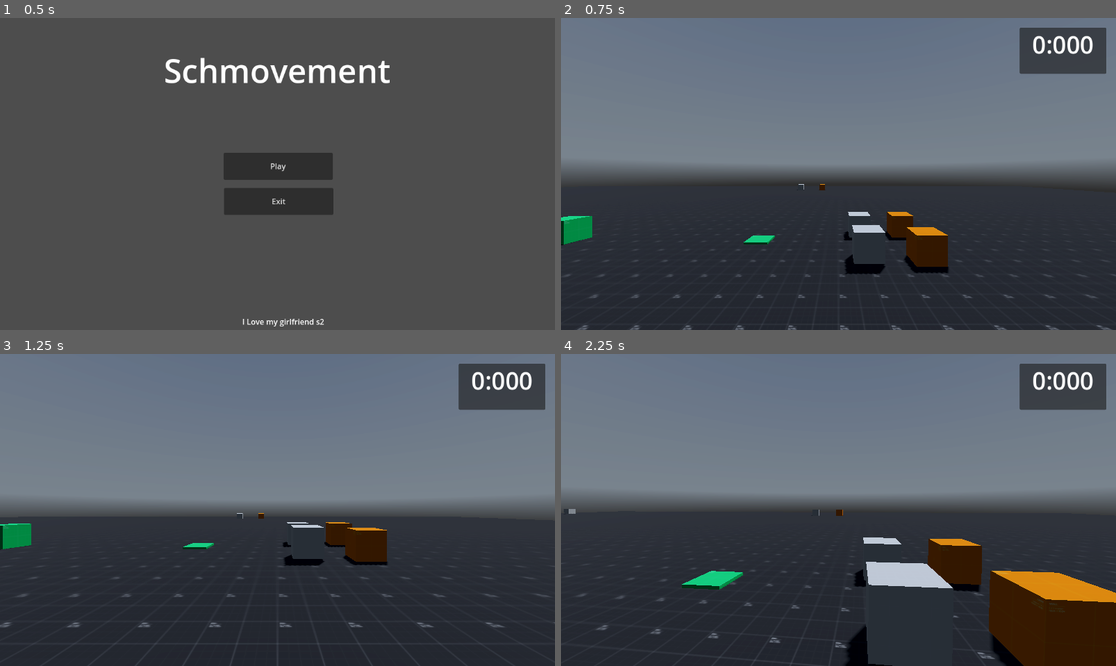
Above: before the commit, frames 1-4 (two rows, left to right).
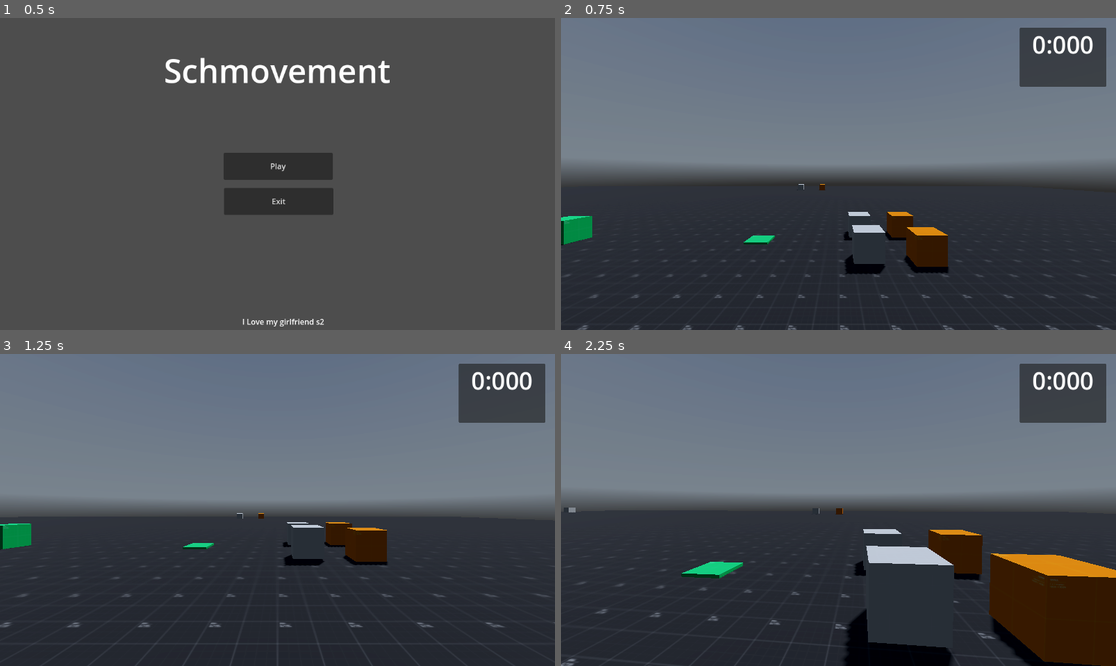
Above: after the commit, the same moments.

Repository: BreadDemon/Schmovement
Game: Godot game, scene res://nodes/menus/game_menu.tscn
The game is run twice, just before and just after one commit, with the same random seed, the same clock (stepped at 60 frames per second) and the same inputs. A sky picture missing from this copy of the repository is replaced by a grey-blue gradient.
Inputs (mouse positions are in pixels of both pictures, inside the frame that each line leads up to):
- Up to frame 1 (0.5 s): no input
- Up to frame 2 (0.75 s): click "Play" at 0.5 s
- Up to frame 3 (1.25 s): no input
- Up to frame 4 (2.25 s): move the mouse to (866, 510) at 1.27 s; hold W (forward) from 1.28 s (still down); tap Space (Jump) at 1.35, 1.52, 1.82 s; move the mouse to (810, 510) at 2.02 s; tap Ctrl (Crouch) at 2.1 s

Frame 1 is identical in both runs. In frame 2, 0.7% of the frame differs, in the area x 82-99%, y 17-23%; in frame 3, 0.7%; in frame 4, 9.3%, in the area x 0-100%, y 17-100%.

Commit message:
Many changes, read description
- Improved city map
- Added coyote jump
- Smoothed wal jumping mechanic
- Added refresh wall jump walls
- Made jump pads refresh wall jumps
- Made course calculate PB only once
- Implemented PB diffs in timer
- Added headbob

Diff:
--- /dev/null
+++ b/src/assets/Textures/Dark_texture.tres
@@ -0,0 +1,7 @@
+[gd_resource type="StandardMaterial3D" load_steps=2 format=3 uid="uid://bnbfqom1wyvcs"]
+
+[ext_resource type="Texture2D" uid="uid://2cq1pbfxclnj" path="res://assets/PrototypeTexture/PNG/Dark/texture_01.png" id="1_jsq1h"]
+
+[resource]
+albedo_texture = ExtResource("1_jsq1h")
+uv1_triplanar = true
--- a/src/nodes/CharacterController.tscn
+++ b/src/nodes/CharacterController.tscn
@@ -24,7 +24,9 @@
 [node name="Neck" type="Node3D" parent="."]
 transform = Transform3D(1, 0, 0, 0, 1, 0, 0, 0, 1, 0, 0.65, 0)
 
-[node name="Camera3D" type="Camera3D" parent="Neck"]
+[node name="Eyes" type="Node3D" parent="Neck"]
+
+[node name="Camera3D" type="Camera3D" parent="Neck/Eyes"]
 
 [node name="RayCast3D" type="RayCast3D" parent="."]
 transform = Transform3D(1, 0, 0, 0, 1, 0, 0, 0, 1, 0, -1, 0)
--- /dev/null
+++ b/src/nodes/features/refresh_wall.tscn
@@ -0,0 +1,28 @@
+[gd_scene load_steps=6 format=3 uid="uid://c0h6pl467n324"]
+
+[ext_resource type="Script" path="res://scripts/refresh_wall.gd" id="1_fup8l"]
+[ext_resource type="Texture2D" uid="uid://di6xa5f71edlx" path="res://assets/PrototypeTexture/PNG/Green/texture_01.png" id="2_35e6c"]
+
+[sub_resource type="BoxShape3D" id="BoxShape3D_3n84h"]
+size = Vector3(2, 2, 0.560802)
+
+[sub_resource type="StandardMaterial3D" id="StandardMaterial3D_iphku"]
+albedo_texture = ExtResource("2_35e6c")
+uv1_triplanar = true
+
+[sub_resource type="PlaneMesh" id="PlaneMesh_7v88b"]
+material = SubResource("StandardMaterial3D_iphku")
+
+[node name="RefreshWall" type="Area3D"]
+script = ExtResource("1_fup8l")
+
+[node name="CollisionShape3D" type="CollisionShape3D" parent="."]
+transform = Transform3D(1, 0, 0, 0, 1, 0, 0, 0, 1, 0, 0, 0.27152)
+shape = SubResource("BoxShape3D_3n84h")
+
+[node name="MeshInstance3D" type="MeshInstance3D" parent="."]
+transform = Transform3D(1, 0, 0, 0, -4.37114e-08, -1, 0, 1, -4.37114e-08, 0, 0, 0)
+mesh = SubResource("PlaneMesh_7v88b")
+
+[connection signal="body_entered" from="." to="." method="_on_body_entered"]
+[connection signal="body_exited" from="." to="." method="_on_body_exited"]
--- a/src/nodes/levels/City.tscn
+++ b/src/nodes/levels/City.tscn
@@ -10,6 +10,8 @@
 [ext_resource type="PackedScene" uid="uid://b4hpx8unxlkoy" path="res://nodes/features/start_course.tscn" id="7_n04x5"]
 [ext_resource type="PackedScene" uid="uid://r3w3ughotgmt" path="res://nodes/features/return_node.tscn" id="8_1tobv"]
 [ext_resource type="PackedScene" uid="uid://bwk6svly34oyr" path="res://nodes/features/end_course.tscn" id="9_f0sov"]
+[ext_resource type="Material" uid="uid://bnbfqom1wyvcs" path="res://assets/Textures/Dark_texture.tres" id="11_nw7jb"]
+[ext_resource type="PackedScene" uid="uid://c0h6pl467n324" path="res://nodes/features/refresh_wall.tscn" id="12_nmrvk"]
 
 [sub_resource type="PanoramaSkyMaterial" id="PanoramaSkyMaterial_3oi4f"]
 panorama = ExtResource("1_t6s4e")
@@ -20,8 +22,8 @@
 [sub_resource type="Environment" id="Environment_83s1f"]
 background_mode = 2
 sky = SubResource("Sky_rw0kq")
-tonemap_mode = 2
-tonemap_exposure = 0.11
+tonemap_mode = 3
+tonemap_exposure = 0.24
 glow_enabled = true
 
 [sub_resource type="StandardMaterial3D" id="StandardMaterial3D_703mf"]
@@ -40,14 +42,6 @@
 albedo_texture = ExtResource("3_ao63s")
 uv1_triplanar = true
 
-[sub_resource type="StandardMaterial3D" id="StandardMaterial3D_7w22m"]
-albedo_texture = ExtResource("3_ao63s")
-uv1_triplanar = true
-
-[sub_resource type="StandardMaterial3D" id="StandardMaterial3D_4x1oc"]
-albedo_texture = ExtResource("3_ao63s")
-uv1_triplanar = true
-
 [sub_resource type="StandardMaterial3D" id="StandardMaterial3D_c6hwy"]
 albedo_texture = ExtResource("4_ndevq")
 uv1_triplanar = true
@@ -66,10 +60,6 @@
 
 [sub_resource type="StandardMaterial3D" id="StandardMaterial3D_hhdt3"]
 albedo_texture = ExtResource("4_ndevq")
-uv1_triplanar = true
-
-[sub_resource type="StandardMaterial3D" id="StandardMaterial3D_svkau"]
-albedo_texture = ExtResource("3_ao63s")
 uv1_triplanar = true
 
 [sub_resource type="StandardMaterial3D" id="StandardMaterial3D_74vbj"]
@@ -93,15 +83,15 @@
 environment = SubResource("Environment_83s1f")
 
 [node name="DirectionalLight3D" type="DirectionalLight3D" parent="."]
-transform = Transform3D(-0.866023, -0.433016, 0.250001, 0, 0.499998, 0.866027, -0.500003, 0.749999, -0.43301, 0, 0, 0)
+transform = Transform3D(0.846985, 0.164815, -0.505424, 0.189521, 0.794649, 0.576728, 0.496688, -0.584268, 0.641819, 0, 3, 0)
 shadow_enabled = true
 
 [node name="CSGCombiner3D" type="CSGCombiner3D" parent="."]
 use_collision = true
 
 [node name="Floor" type="CSGBox3D" parent="CSGCombiner3D"]
-transform = Transform3D(1, 0, 0, 0, 1, 0, 0, 0, 1, -5, 0, -13.5)
-size = Vector3(39, 1, 42)
+transform = Transform3D(1, 0, 0, 0, 1, 0, 0, 0, 1, 4.5, 0, -15.5)
+size = Vector3(58, 1, 46)
 material = SubResource("StandardMaterial3D_703mf")
 
 [node name="CSGBox3D" type="CSGBox3D" parent="CSGCombiner3D"]
@@ -120,20 +110,20 @@
 material = SubResource("StandardMaterial3D_2kjlm")
 
 [node name="CSGBox3D4" type="CSGBox3D" parent="CSGCombiner3D"]
-transform = Transform3D(1, 0, 0, 0, 1, 0, 0, 0, 1, 12.5, 10.5, -9.5)
+transform = Transform3D(1, 0, 0, 0, 1, 0, 0, 0, 1, 12.5, 10.56, -9.5)
 operation = 2
 size = Vector3(4, 4, 22)
-material = SubResource("StandardMaterial3D_7w22m")
+material = ExtResource("11_nw7jb")
 
 [node name="CSGBox3D5" type="CSGBox3D" parent="CSGCombiner3D"]
 transform = Transform3D(-4.37114e-08, 0, 1, 0, 1, 0, -1, 0, -4.37114e-08, 20.5, 10.5598, -6)
 operation = 2
 size = Vector3(4, 4, 15)
-material = SubResource("StandardMaterial3D_4x1oc")
+material = ExtResource("11_nw7jb")
 
 [node name="CSGBox3D6" type="CSGBox3D" parent="CSGCombiner3D"]
-transform = Transform3D(1, 0, 0, 0, 1, 0, 0, 0, 1, 25.5, 8.34106, -6)
-size = Vector3(2, 0.317871, 3)
+transform = Transform3D(1, 0, 0, 0, 1, 0, 0, 0, 1, 25.5, 8.39907, -6.24902)
+size = Vector3(2, 0.317871, 3.49805)
 material = SubResource("StandardMaterial3D_c6hwy")
 
 [node name="CSGBox3D7" type="CSGBox3D" parent="CSGCombiner3D"]
@@ -143,16 +133,16 @@
 
 [node name="CSGPolygon3D" type="CSGPolygon3D" parent="CSGCombiner3D"]
 transform = Transform3D(-4.37114e-08, 0, -1, 0, 1, 0, 1, 0, -4.37114e-08, 25, 9, -9)
-polygon = PackedVector2Array(1.49127, -0.798978, 0, 0, -8.50071, 4.18604, -8.49818, 4.50024, 1.50305, -0.510297)
+polygon = PackedVector2Array(0.996609, -0.80304, -8.50071, 4.18604, -8.49818, 4.50024, 1.00105, -0.441344)
 material = SubResource("StandardMaterial3D_typ0g")
 
 [node name="CSGPolygon3D2" type="CSGPolygon3D" parent="CSGCombiner3D"]
 transform = Transform3D(1, 0, 0, 0, 1, 0, 0, 0, 1, 20.9457, 13.9448, -19.7877)
-polygon = PackedVector2Array(1.56571, -0.784431, 0, 0, -9.00764, 4.66357, -8.94583, 5.04044, 1.55902, -0.447947)
+polygon = PackedVector2Array(1.56571, -0.784431, 0, 0, -8.97744, 4.73726, -8.97918, 5.05625, 1.55902, -0.447947)
 material = SubResource("StandardMaterial3D_5eif5")
 
 [node name="CSGBox3D8" type="CSGBox3D" parent="CSGCombiner3D"]
-transform = Transform3D(-4.37114e-08, 0, 1, 0, 1, 0, -1, 0, -4.37114e-08, 10.5, 18.8212, -20)
+transform = Transform3D(-4.37114e-08, 0, 1, 0, 1, 0, -1, 0, -4.37114e-08, 10.4702, 18.8386, -20)
 size = Vector3(2, 0.317871, 3)
 material = SubResource("StandardMaterial3D_hhdt3")
 
@@ -160,7 +150,7 @@
 transform = Transform3D(1, 0, 0, 0, 1, 0, 0, 0, 1, 10.5318, 20.9986, -8.74861)
 operation = 2
 size = Vector3(4, 4, 22)
-material = SubResource("StandardMaterial3D_svkau")
+material = ExtResource("11_nw7jb")
 
 [node name="CSGBox3D10" type="CSGBox3D" parent="CSGCombiner3D"]
 transform = Transform3D(0.258819, 0, 0.965926, 0, 1, 0, -0.965926, 0, 0.258819, 10.3685, 18.3029, 8.3047)
@@ -174,7 +164,7 @@
 material = SubResource("StandardMaterial3D_rqkea")
 
 [node name="Jump_Pad" parent="CSGCombiner3D/CSGBox3D11" instance=ExtResource("1_2noc6")]
-transform = Transform3D(0.00812298, 0, -2.00666, 0, 1, 0, 1.93113, 0, 0.00844061, 1.39467, 2.50708, 5.80682)
+transform = Transform3D(0.00812298, 0, -2.00666, 0, 1, 0, 1.93113, 0, 0.00844067, 1.38075, 2.50708, 4.19561)
 power = 15
 
 [node name="CSGBox3D12" type="CSGBox3D" parent="CSGCombiner3D"]
@@ -197,6 +187,69 @@
 size = Vector3(4, 0.317871, 4)
 material = SubResource("StandardMaterial3D_eaahk")
 
+[node name="CSGBox3D15" type="CSGBox3D" parent="CSGCombiner3D"]
+transform = Transform3D(0.369485, 0, 0.709564, 0, 0.8, 0, -0.709564, 0, 0.369485, 2.29544, 9.00744, -26.268)
+size = Vector3(5, 5, 15)
+material = SubResource("StandardMaterial3D_rqkea")
+
+[node name="Jump_Pad" parent="CSGCombiner3D/CSGBox3D15" instance=ExtResource("1_2noc6")]
+transform = Transform3D(0.00812298, 0, -2.00666, 0, 1, 0, 1.93113, 0, 0.00844043, 0.194304, 2.50708, 5.83575)
+
+[node name="SpotLight3D" type="SpotLight3D" parent="CSGCombiner3D"]
+transform = Transform3D(1, 0, 0, 0, -4.37114e-08, 1, 0, -1, -4.37114e-08, 12.5685, 12.3161, -14.7659)
+light_energy = 10.0
+spot_range = 6.058
+
+[node name="SpotLight3D2" type="SpotLight3D" parent="CSGCombiner3D"]
+transform = Transform3D(1, 0, 0, 0, -4.37114e-08, 1, 0, -1, -4.37114e-08, 12.4943, 12.3161, -5.84735)
+light_energy = 10.0
+spot_range = 6.058
+
+[node name="SpotLight3D3" type="SpotLight3D" parent="CSGCombiner3D"]
+transform = Transform3D(1, 0, 0, 0, -4.37114e-08, 1, 0, -1, -4.37114e-08, 10.4749, 22.9196, -4.91074)
+light_energy = 10.0
+spot_range = 6.058
+
+[node name="SpotLight3D4" type="SpotLight3D" parent="CSGCombiner3D"]
+transform = Transform3D(1, 0, 0, 0, -4.37114e-08, 1, 0, -1, -4.37114e-08, 10.4749, 22.9196, -14.4817)
+light_energy = 10.0
+spot_range = 6.058
+
+[node name="SpotLight3D6" type="SpotLight3D" parent="CSGCombiner3D"]
+transform = Transform3D(1, 0, 0, 0, -4.37114e-08, 1, 0, -1, -4.37114e-08, 21.3343, 12.3161, -5.84735)
+light_energy = 10.0
+spot_range = 6.058
+
+[node name="SpotLight3D7" type="SpotLight3D" parent="CSGCombiner3D"]
+transform = Transform3D(1, 0, 0, 0, -4.37114e-08, 1, 0, -1, -4.37114e-08, -22.256, 7.78553, -37.7914)
+light_energy = 10.0
+spot_range = 6.058
+
+[node name="SpotLight3D8" type="SpotLight3D" parent="CSGCombiner3D"]
+transform = Transform3D(1, 0, 0, 0, -4.37114e-08, 1, 0, -1, -4.37114e-08, -15.256, 7.78553, -37.7914)
+light_energy = 10.0
+spot_range = 6.058
+
+[node name="SpotLight3D9" type="SpotLight3D" parent="CSGCombiner3D"]
+transform = Transform3D(1, 0, 0, 0, -4.37114e-08, 1, 0, -1, -4.37114e-08, -8.25597, 7.78553, -37.7914)
+light_energy = 10.0
+spot_range = 6.058
+
+[node name="SpotLight3D10" type="SpotLight3D" parent="CSGCombiner3D"]
+transform = Transform3D(1, 0, 0, 0, -4.37114e-08, 1, 0, -1, -4.37114e-08, -3.25597, 7.78553, -37.7914)
+light_energy = 10.0
+spot_range = 6.058
+
+[node name="SpotLight3D11" type="SpotLight3D" parent="CSGCombiner3D"]
+transform = Transform3D(1, 0, 0, 0, -4.37114e-08, 1, 0, -1, -4.37114e-08, 2.38288, 7.78553, -37.7914)
+light_energy = 10.0
+spot_range = 6.058
+
+[node name="SpotLight3D12" type="SpotLight3D" parent="CSGCombiner3D"]
+transform = Transform3D(1, 0, 0, 0, -4.37114e-08, 1, 0, -1, -4.37114e-08, 2.38288, 7.78553, -42.7914)
+light_energy = 10.0
+spot_range = 6.058
+
 [node name="Jump_Pad2" parent="." instance=ExtResource("1_2noc6")]
 transform = Transform3D(1, 0, 0, 0, 1, 0, 0, 0, 1, -7.92033, 0.478208, -9.27792)
 
@@ -204,8 +257,7 @@
 transform = Transform3D(1, 0, 0, 0, 1, 0, 0, 0, 1, 0.324998, 2, -1.11157)
 
 [node name="StartCourse" parent="." node_paths=PackedStringArray("origin_point") instance=ExtResource("7_n04x5")]
-transform = Transform3D(4.84, 0, 0, 0, 4.84, 0, 0, 0, 4.84, -8, 1, -9)
-visible = false
+transform = Transform3D(1, 0, 0, 0, 1, 0, 0, 0, 1, -8, 1, -14)
 origin_point = NodePath("../Return_node")
 
 [node name="Return_node" parent="." instance=ExtResource("8_1tobv")]
@@ -214,3 +266,105 @@
 [node name="EndCourse" parent="." node_paths=PackedStringArray("start_course") instance=ExtResource("9_f0sov")]
 transform = Transform3D(1, 0, 0, 0, 1, 0, 0, 0, 1, -4.43556, 39.1312, -17.656)
 start_course = NodePath("../StartCourse")
+
+[node name="CSGCombiner3D2" type="CSGCombiner3D" parent="."]
+transform = Transform3D(1, 0, 0, 0, 1, 0, 0, 0, 1, 0, 1, -32)
+use_collision = true
+
+[node name="CSGBox3D" type="CSGBox3D" parent="CSGCombiner3D2"]
+transform = Transform3D(1, 0, 0, 0, 1, 0, 0, 0, 1, -10, 4, -6.5)
+size = Vector3(29, 9, 12)
+material = ExtResource("11_nw7jb")
+
+[node name="CSGPolygon3D" type="CSGPolygon3D" parent="CSGCombiner3D2"]
+transform = Transform3D(-4.35976e-08, 0, -1.99679, 0, 0.997398, 0, 0.997398, 0, -8.72826e-08, -23.5, 0.5, -0.5)
+polygon = PackedVector2Array(0, -1, 0, 3, 7, -1)
+material = ExtResource("11_nw7jb")
+
+[node name="CSGBox3D2" type="CSGBox3D" parent="CSGCombiner3D2"]
+transform = Transform3D(1, 0, 0, 0, 1, 0, 0, 0, 1, -22.5, 5, -3.5)
+operation = 2
+size = Vector3(2, 3, 8)
+material = ExtResource("11_nw7jb")
+
+[node name="CSGBox3D3" type="CSGBox3D" parent="CSGCombiner3D2"]
+transform = Transform3D(1, 0, 0, 0, 1, 0, 0, 0, 1, -9.5, 5, -6)
+operation = 2
+size = Vector3(26, 3, 3)
+material = ExtResource("11_nw7jb")
+
+[node name="CSGBox3D4" type="CSGBox3D" parent="CSGCombiner3D2"]
+transform = Transform3D(1, 0, 0, 0, 1, 0, 0, 0, 1, 2.5, 5, -6)
+operation = 2
+size = Vector3(2, 3, 13)
+material = ExtResource("11_nw7jb")
+
+[node name="CSGBox3D7" type="CSGBox3D" parent="CSGCombiner3D2"]
+transform = Transform3D(1, 0, 0, 0, 1, 0, 0, 0, 1, 18, 3, 6)
+size = Vector3(3, 7, 13)
+material = ExtResource("11_nw7jb")
+
+[node name="CSGBox3D8" type="CSGBox3D" parent="CSGCombiner3D2"]
+transform = Transform3D(1, 0, 0, 0, 1, 0, 0, 0, 1, 18, 2, -5)
+size = Vector3(3, 5, 9)
+material = ExtResource("11_nw7jb")
+
+[node name="CSGBox3D9" type="CSGBox3D" parent="CSGCombiner3D2"]
+transform = Transform3D(-4.37114e-08, 0, -1, -0.00893597, 0.99996, 3.90603e-10, 0.99996, 0.00893597, -4.37096e-08, 10.5, 2, -8)
+size = Vector3(3, 5, 12)
+material = ExtResource("11_nw7jb")
+
+[node name="CSGBox3D10" type="CSGBox3D" parent="CSGCombiner3D2"]
+transform = Transform3D(1, 0, 0, 0, 1, 0, 0, 0, 1, 4, 4, -14)
+size = Vector3(1, 9, 3)
+material = ExtResource("11_nw7jb")
+
+[node name="CSGPolygon3D2" type="CSGPolygon3D" parent="CSGCombiner3D2"]
+transform = Transform3D(0.997398, 0, 0, 0, 0.997398, 0, 0, 0, 1.99679, -5.5, 3.5, -12.5)
+polygon = PackedVector2Array(-2, 0, -2, 5, 7, 0)
+material = ExtResource("11_nw7jb")
+
+[node name="CSGBox3D11" type="CSGBox3D" parent="CSGCombiner3D2"]
+transform = Transform3D(-4.37114e-08, 1, 0, -1, -4.37114e-08, 0, 0, 0, 1, 0, 3, -14)
+size = Vector3(1, 9, 3)
+material = ExtResource("11_nw7jb")
+
+[node name="CSGBox3D12" type="CSGBox3D" parent="CSGCombiner3D2"]
+transform = Transform3D(-4.37114e-08, 1, 0, -1, -4.37114e-08, 0, 0, 0, 1, -12, 8, -13)
+size = Vector3(1, 9, 3)
+material = ExtResource("11_nw7jb")
+
+[node name="CSGBox3D13" type="CSGBox3D" parent="CSGCombiner3D2"]
+transform = Transform3D(-4.37114e-08, 1, 0, 4.37114e-08, 1.91069e-15, 1, 1, 4.37114e-08, -4.37114e-08, -6.5, 6, -15)
+size = Vector3(1, 20, 5)
+material = ExtResource("11_nw7jb")
+
+[node name="CSGBox3D5" type="CSGBox3D" parent="CSGCombiner3D2"]
+transform = Transform3D(1, 0, 0, 0, 1, 0, 0, 0, 1, 9, 1, -1.5)
+size = Vector3(3, 3, 2)
+material = ExtResource("11_nw7jb")
+
+[node name="CSGPolygon3D3" type="CSGPolygon3D" parent="CSGCombiner3D2"]
+transform = Transform3D(-4.35976e-08, 0, -1.99679, 0, 0.997398, 0, 0.997398, 0, -8.72826e-08, 1.5, 7.5, -0.5)
+polygon = PackedVector2Array(-0.0157547, -0.423416, 0, -1, 1, -1)
+material = ExtResource("11_nw7jb")
+
+[node name="StartCourse2" parent="." node_paths=PackedStringArray("origin_point") instance=ExtResource("7_n04x5")]
+transform = Transform3D(1, 0, 0, 0, 1, 0, 0, 0, 1, 17, 8, -22)
+origin_point = NodePath("../Return_node2")
+
+[node name="EndCourse2" parent="." node_paths=PackedStringArray("start_course") instance=ExtResource("9_f0sov")]
+transform = Transform3D(1, 0, 0, 0, 1, 0, 0, 0, 1, 15, 39, -10)
+start_course = NodePath("../StartCourse2")
+
+[node name="Return_node2" parent="." instance=ExtResource("8_1tobv")]
+transform = Transform3D(1, 0, 0, 0, 1, 0, 0, 0, 1, 18.5586, 9.21617, -22)
+
+[node name="RefreshWall" parent="." instance=ExtResource("12_nmrvk")]
+transform = Transform3D(-1.40143e-07, 0, 1, 0, 4.68377, 0, -3.20611, 0, -4.37114e-08, 4.51399, 0.808628, -35.7775)
+
+[node name="RefreshWall2" parent="." instance=ExtResource("12_nmrvk")]
+transform = Transform3D(3.20611, 0, 0, 0, 4.68377, 0, 1.42109e-14, 0, 1, 7.69662, 0.808628, -38.4553)
+
+[node name="RefreshWall3" parent="." instance=ExtResource("12_nmrvk")]
+transform = Transform3D(3.20611, 0, 0, 0, 4.68377, 0, 1.42109e-14, 0, 1, 13.6966, 0.808628, -38.4553)
--- a/src/nodes/menus/Timer.tscn
+++ b/src/nodes/menus/Timer.tscn
@@ -45,3 +45,7 @@
 layout_mode = 2
 theme_override_colors/font_color = Color(0, 0.8, 0, 1)
 horizontal_alignment = 2
+
+[node name="Diff" type="Label" parent="MarginContainer/CenterContainer/PanelContainer/MarginContainer/VBoxContainer"]
+layout_mode = 2
+horizontal_alignment = 2
--- a/src/nodes/menus/pause_menu.tscn
+++ b/src/nodes/menus/pause_menu.tscn
@@ -211,6 +211,14 @@
 horizontal_alignment = 1
 vertical_alignment = 1
 
+[node name="Label2" type="Label" parent="CenterContainer/PanelContainer/MarginContainer/VBoxContainer"]
+modulate = Color(1, 0.693541, 0.351559, 1)
+layout_mode = 2
+text = "Warning!!!
+The timer in this game is not 100% accurate
+seeing it counts in game physics ticks"
+horizontal_alignment = 1
+
 [node name="HSeparator" type="HSeparator" parent="CenterContainer/PanelContainer/MarginContainer/VBoxContainer"]
 layout_mode = 2
 
--- a/src/scripts/Mili_seconds.gd
+++ b/src/scripts/Mili_seconds.gd
@@ -2,6 +2,8 @@
 
 var start_time = Global.start_time
 @export var running: bool = false
+
+var result_diff
 
 func _physics_process(delta):
 	if running:
@@ -13,7 +15,7 @@
 		var formatted_time = str(start_time+0.000)
 		var decimal_index = formatted_time.find(".")
 		if decimal_index > 0:
-			formatted_time = formatted_time.left(decimal_index + 4)  # Take only two decimal places
+			formatted_time = formatted_time.left(decimal_index + 4)  # Take only three decimal places
 
 		Global.start_time = formatted_time
 		text = formatted_time.replace(".", ":")
@@ -25,6 +27,17 @@
 	running = false
 
 func set_pb():
+	if float(Global.personal_best) != 0:
+		var diff = get_parent().get_node("Diff")
+		var format = "%s%.3f"
+		result_diff = start_time - float(Global.personal_best)
+		if Global.start_time > Global.personal_best:
+			diff.text = format % ["+", result_diff]
+			diff.add_theme_color_override("font_color", Color(1, 0, 0))
+		else:
+			diff.text = format % ["", result_diff]
+			diff.add_theme_color_override("font_color", Color(0, 0.65, 0.075))
+
 	if float(Global.personal_best) > float(Global.start_time) || float(Global.personal_best) == 0:
 		var personal_best = get_parent().get_node("PersonalBest")
 		Global.personal_best = Global.start_time
--- a/src/scripts/end_course.gd
+++ b/src/scripts/end_course.gd
@@ -7,4 +7,6 @@
 	if body is Player and Global.start_course == start_course:
 		var timer = body.get_node("Timer/MarginContainer/CenterContainer/PanelContainer/MarginContainer/VBoxContainer/Timer")
 		timer.running = false
-		timer.set_pb()
+		if !start_course.has_calculated:
+			timer.set_pb()
+			start_course.has_calculated = true
--- a/src/scripts/jumpPad.gd
+++ b/src/scripts/jumpPad.gd
@@ -1,10 +1,12 @@
 extends Area3D
 
 @export var power = 10
+@export var angled = false
 
 func _on_body_entered(body):
 	if body is Player:
 		body.velocity.y = power
 		body.sliding_state = false
 		body.spam_state = false
+		body.can_wall_jump = true
 		body.spam_timer = 0
--- a/src/scripts/player.gd
+++ b/src/scripts/player.gd
@@ -5,6 +5,13 @@
 var gravity = ProjectSettings.get_setting("physics/3d/default_gravity")
 @export var jump_buffer_time = 0.2
 var jump_timer = 0
+var wall_jump_wait = 0.0
+var wall_jump_wait_max = 0.2
+var can_wall_jump
+var can_coyote
+var coyote_timer = 0.0
+var coyote_timer_max = 0.1
+var has_jumped
 
 # Player Objects
 @onready var standing = $Standing
@@ -12,7 +19,8 @@
 @onready var ray_cast_3d = $RayCast3D
 @onready var ray_cast_teleporter = $RayCast3D_teleporter
 @onready var neck := $Neck
-@onready var camera := $Neck/Camera3D
+@onready var eyes = $Neck/Eyes
+@onready var camera = $Neck/Eyes/Camera3D
 @onready var menu := $PauseMenu
 
 # Speed vars
@@ -20,7 +28,7 @@
 @export var walking_speed = 5.0
 @export var sprinting_speed = 7
 @export var crouched_speed = 3.0
-@export var jump_velocity = 5
+@export var jump_velocity = 4.7
 
 # State vars
 var walking_state = false
@@ -29,8 +37,6 @@
 var sliding_state = false
 
 # Slide vars
-var applied_sliding_factor = 0.0
-var sliding_factor = 1.1
 var sliding_timer = 0.0
 var sliding_timer_max = 1.0
 var slide_vector = Vector2.ZERO
@@ -41,8 +47,20 @@
 var spam_timer_max = 0.6
 var spam_state = false
 
-# Wall Jump vars
-var can_wall_jump
+# Head bobbing vars
+var head_bob_sprinting_speed = 22.0
+var head_bob_walking_speed = 14.0
+var head_bob_crouching_speed = 10.0
+
+var head_bob_sprinting_intensity = 0.4
+var head_bob_walking_intensity = 0.2
+var head_bob_crouching_intensity = 0.1
+
+var head_bob_vector = Vector2.ZERO
+var head_bob_index  = 0.0
+var head_bob_curr_intensity = 0.0
+
+
 
 # Crouch vars
 @export var crouching_depth = -0.75
@@ -81,8 +99,6 @@
 	move_and_slide()
 
 func handle_movement(delta):
-	if is_on_floor():
-		can_wall_jump = true
 
 	if Input.is_action_just_released("Crouch") and is_on_floor():
 		sliding_timer = 0
@@ -120,10 +136,32 @@
 			walking_state = true
 			running_state = false
 
+	handle_bob(delta)
 	handle_jump(delta)
 	handle_sliding(delta)
 	handle_moving(delta)
 
+func handle_bob(delta):
+	if running_state:
+		head_bob_curr_intensity = head_bob_sprinting_intensity
+		head_bob_index += head_bob_sprinting_speed * delta
+	elif walking_speed:
+		head_bob_curr_intensity = head_bob_walking_intensity
+		head_bob_index += head_bob_walking_speed * delta
+	elif crouching_state:
+		head_bob_curr_intensity = head_bob_crouching_intensity
+		head_bob_index += head_bob_crouching_speed * delta
+
+	if is_on_floor() and !sliding_state and input_dir != Vector2.ZERO:
+		head_bob_vector.y = sin(head_bob_index)
+		head_bob_vector.x = sin(head_bob_index/2) + 0.5
+
+		eyes.position.y = lerp(eyes.position.y, head_bob_vector.y * (head_bob_curr_intensity * 2.0), delta)
+		eyes.position.x = lerp(eyes.position.x, head_bob_vector.x * head_bob_curr_intensity, delta)
+	else:
+		eyes.position.y = lerp(eyes.position.y, 0.0, delta)
+		eyes.position.x = lerp(eyes.position.x, 0.0, delta)
+
 func set_standing():
 	standing.disabled = false
 	crouching.disabled = true
@@ -134,22 +172,52 @@
 
 # Handle jump, disables a slide so you can instantly slide once landing
 func handle_jump(delta):
+	jump_timer -= delta
+	wall_jump_wait -= delta
+	coyote_timer -= delta
+
+	if !is_on_floor() and !has_jumped and coyote_timer < 0:
+		coyote_timer = coyote_timer_max
+		can_coyote = true
+
+	if is_on_floor():
+		can_wall_jump = true
+		has_jumped = false
+
 	if Input.is_action_just_pressed("Jump"):
 		jump_timer = jump_buffer_time
 
-	if jump_timer > 0 and is_on_wall() and can_wall_jump:
+	if jump_timer > 0 and is_on_wall() and can_wall_jump and !is_on_floor() and wall_jump_wait < 0:
 		can_wall_jump = false
+		can_coyote = false
+		has_jumped = true
 		velocity.y = jump_velocity
 
 	if (jump_timer > 0) and is_on_floor():
 		velocity.y = jump_velocity
+		wall_jump_wait = wall_jump_wait_max
 		spam_state = false
+		can_coyote = false
+		has_jumped = true
 		spam_timer = 0
 		print("Slide end")
 		sliding_state = false
 		current_speed = (sliding_timer+1) * slide_speed
 		sliding_timer = 0
-	jump_timer -= delta
+
+	if jump_timer > 0 and !is_on_floor() and !has_jumped and can_coyote and coyote_timer > 0:
+		velocity.y = jump_velocity
+		wall_jump_wait = wall_jump_wait_max
+		spam_state = false
+		can_coyote = false
+		has_jumped = true
+		spam_timer = 0
+		print("Slide end")
+		print("Coyote jump")
+		sliding_state = false
+		current_speed = (sliding_timer+1) * slide_speed
+		sliding_timer = 0
+
 
 # Handle slide timer and camera tilt
 func handle_sliding(delta):
--- /dev/null
+++ b/src/scripts/refresh_wall.gd
@@ -0,0 +1,15 @@
+extends Area3D
+
+var had_wj
+
+func _on_body_entered(body):
+	if body is Player:
+		print("Entered")
+		had_wj = body.can_wall_jump
+
+
+func _on_body_exited(body):
+	if body is Player:
+		print("Left")
+		if had_wj and !body.can_wall_jump:
+			body.can_wall_jump = true
--- a/src/scripts/start_course.gd
+++ b/src/scripts/start_course.gd
@@ -2,11 +2,13 @@
 class_name StartCourse
 
 @export var origin_point: ReturnNode
+var has_calculated
 
 func _on_body_entered(body):
 	if body is Player:
 		var timer = body.get_node("Timer/MarginContainer/CenterContainer/PanelContainer/MarginContainer/VBoxContainer/Timer")
 		if !timer.running:
+			has_calculated = false
 			self.monitorable = true
 			self.monitoring = true
 			timer.reset_timer()
Not shown: 1 places in src/nodes/levels/City.tscn that only renumber resources
